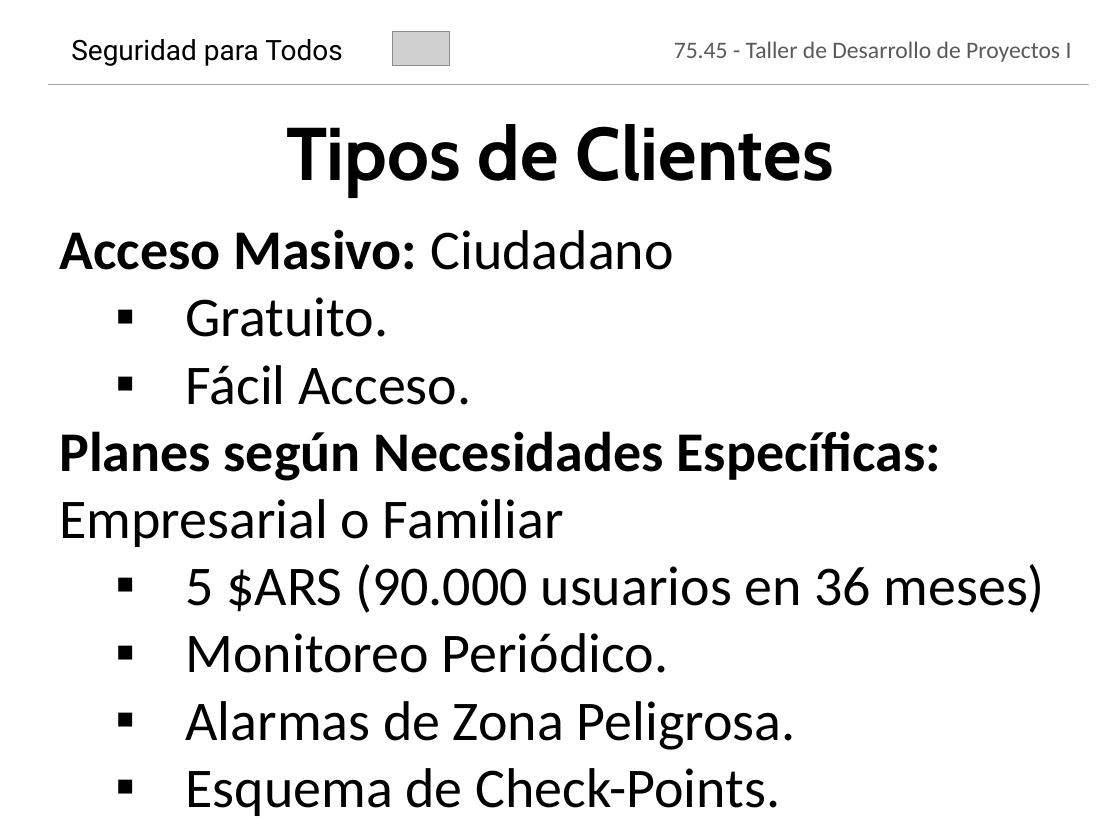
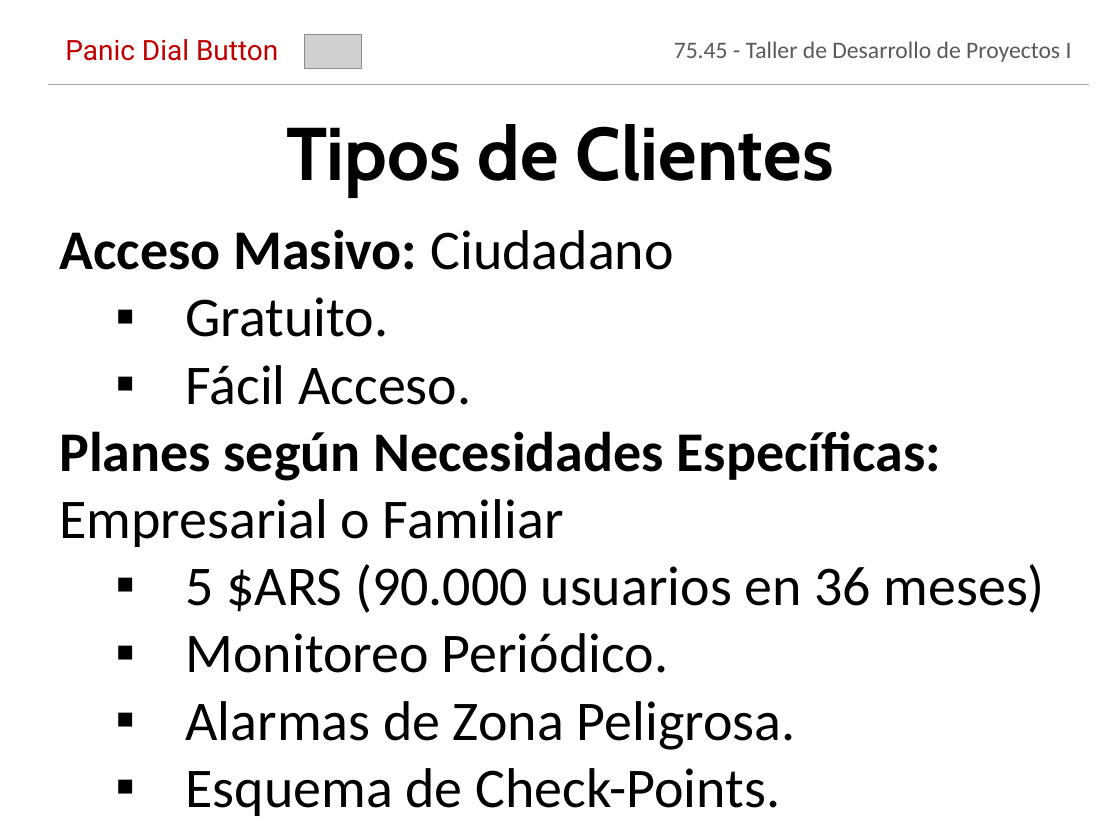
Before and after one commit to jmonetti/2012-1er-taller-de-desarrollo-de-proyectos-i, a slide deck: slide 4 of docs/Presentacion.pptx. Drawn at 1120x840 pixels with LibreOffice and Linux fonts; fonts in the diff are those of the drawing; grey boxes stand for pictures; background and template pictures are left out. Boxes give left, top, right and bottom in pixels: in the first picture for what was removed or moved away, otherwise in the second. Text is boxed around its words. In the diff, an @@ line names an element or a change of style, - is before the commit and + after.

```diff
--- a/docs/Presentacion.pptx
+++ b/docs/Presentacion.pptx
@@ text added at (65, 39, 278, 61), 18 pt, text #C00000 @@
+Panic Dial Button
@@ title removed at (71, 39, 342, 66) @@
-Seguridad para Todos
@@ picture: place and size @@
-picture at (392, 32, 449, 66)
+picture at (305, 35, 362, 68)
```
Also in this commit, not shown: 5 other slides changed, 10 other files.
